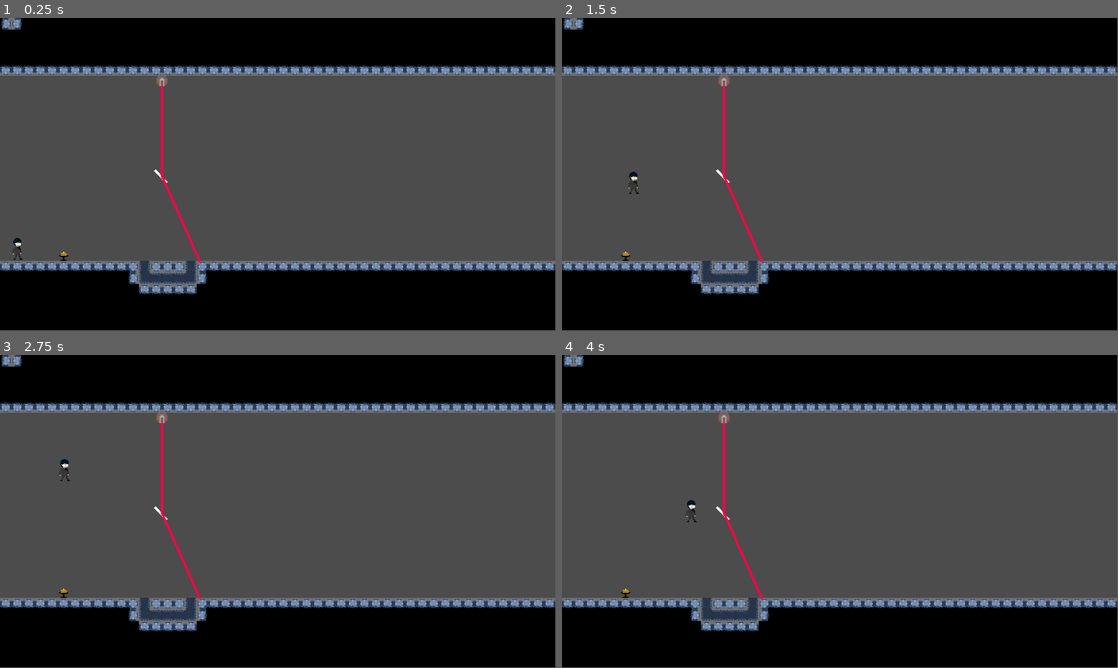
Above: before the commit, frames 1-4 (two rows, left to right).
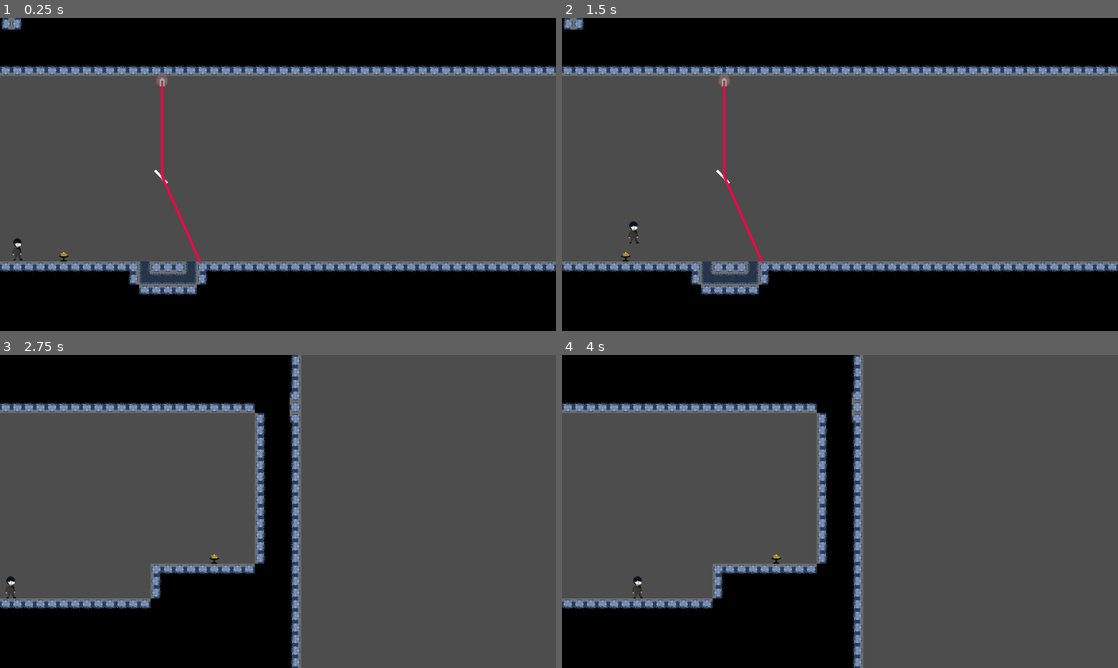
Above: after the commit, the same moments.

Repository: enderpyy/loop
Game: Godot game, scene res://scenes/map.tscn
Same seed, same stepped clock (60 frames per second), same inputs: the game is played once before the commit and once after it.
Inputs (mouse positions are in pixels of both pictures, inside the frame that each line leads up to):
- Up to frame 1 (0.25 s): no input
- Up to frame 2 (1.5 s): tap Enter at 0.5 s; move the mouse to (962, 158) at 0.52 s; hold D (move_right) from 0.53 s (still down); click (962, 158) at 0.6 s; tap Space (jump) at 0.77, 0.8, 1.07, 1.35 s; move the mouse to (728, 190) at 1.27 s
- Up to frame 3 (2.75 s): tap Space (jump) at 1.52, 1.82, 2.3 s; click (166, 527) at 1.55 s; move the mouse to (333, 442) at 2.02 s; release D (move_right) at 2.03 s; hold A (move_left) from 2.03 s (still down); click (333, 442) at 2.1 s
- Up to frame 4 (4 s): move the mouse to (812, 574) at 2.77 s; release A (move_left) at 2.78 s; hold D (move_right) from 2.78 s (still down); click (812, 574) at 2.85 s; tap Space (jump) at 3.02, 3.32, 3.6, 3.77 s; move the mouse to (1006, 558) at 3.52 s
In our replay, the window is 799x449 before the commit and 800x450 after it. These sizes can differ from the game's own. Grey fills any space a smaller window leaves; there, only what the larger window draws over its background counts as a difference.

The runs differ from the first frame. In frame 1, 2.2% of the frame differs, in the area x 0-100%, y 14-89%; in frame 2, 2.3%; in frame 3, 29%; in frame 4, 29%, in the area x 0-100%, y 0-100%.

Commit message:
Jumping calculations

Diff:
--- a/project.godot
+++ b/project.godot
@@ -22,8 +22,10 @@
 
 [display]
 
-window/size/viewport_width=960
-window/size/viewport_height=540
+window/size/viewport_width=2880
+window/size/viewport_height=1620
+window/stretch/mode="viewport"
+window/stretch/scale=3.0
 
 [input]
 
--- a/scenes/fall_state.gd
+++ b/scenes/fall_state.gd
@@ -3,13 +3,12 @@
 @export
 var walk_state: state
 
-@export
-var gravity: int = 100
 
-func run(delta):
+func physics(delta):
 	super(delta)
 	#down arrow decel + gravity
-	parent.velocity.y += gravity * delta * ( 1 + Input.get_action_strength("move_down"))
+	parent.velocity.y += parent.gravity * delta
+	print(parent.velocity.y)
 
 	#horizontal movement
 	if Input.get_axis("move_left","move_right") != 0:
--- a/scenes/player.tscn
+++ b/scenes/player.tscn
@@ -8,11 +8,11 @@
 [ext_resource type="Script" uid="uid://bbxj5gint4bxw" path="res://scenes/fall_state.gd" id="6_fjrip"]
 [ext_resource type="Script" uid="uid://dk0yh76p4j2q1" path="res://scripts/hurt_state.gd" id="7_smehm"]
 [ext_resource type="Script" uid="uid://diud3uqyfvi0n" path="res://scenes/rewind_state.gd" id="8_ur7pv"]
-[ext_resource type="Script" uid="uid://1e7lrikp3ea" path="res://scenes/crouch_state.gd" id="8_y4r1p"]
-[ext_resource type="Script" uid="uid://d3livhaf1lpbt" path="res://scenes/box_state.gd" id="9_d2wvv"]
+[ext_resource type="Script" path="res://scenes/crouch_state.gd" id="8_y4r1p"]
+[ext_resource type="Script" path="res://scenes/box_state.gd" id="9_d2wvv"]
 
-[sub_resource type="Animation" id="Animation_y4r1p"]
-resource_name = "box"
+[sub_resource type="Animation" id="Animation_d2wvv"]
+length = 0.001
 tracks/0/type = "value"
 tracks/0/imported = false
 tracks/0/enabled = true
@@ -26,8 +26,8 @@
 "values": [0]
 }
 
-[sub_resource type="Animation" id="Animation_d2wvv"]
-length = 0.001
+[sub_resource type="Animation" id="Animation_y4r1p"]
+resource_name = "box"
 tracks/0/type = "value"
 tracks/0/imported = false
 tracks/0/enabled = true
--- a/scenes/walk_state.gd
+++ b/scenes/walk_state.gd
@@ -9,11 +9,11 @@
 
 
 func init():
-	print("walking")
+	#print("walking")
 	super()
 
 func run(delta):
-	print('running')
+	#print('running')
 	if not parent.is_on_floor():
 		exit(fall_state)
 		return
--- a/scripts/map.gd
+++ b/scripts/map.gd
@@ -6,6 +6,7 @@
 var height: int = 27
 
 func _ready() -> void:
+	Engine.max_fps = 60
 	signal_bus.booty_grabbed.connect(change_level)
 
 	for i in range(width):
--- a/scripts/player.gd
+++ b/scripts/player.gd
@@ -28,12 +28,17 @@
 @export
 var health: int = 3
 
-const jump_height = 3.5 * 20
-const jump_time = 1.0
+# SET JUMP HEIGHT AND TIME
+const jump_height := 3 * 20 # in pixels
+const jump_time := 0.8 # in seconds
 
-var gravity = 200
-var jump_velocity = 200
+var gravity := 2 * jump_height / pow(jump_time/2, 2)
+var jump_velocity := gravity * (jump_time/2)
 
+
+func _input(e):
+	if Input.is_action_just_pressed("click"):
+		pass
 
 
 func _ready():
@@ -63,8 +68,6 @@
 			can_rewind = false
 
 
-
-
 func start_rewind():
 	can_rewind = true
 	#place marker
